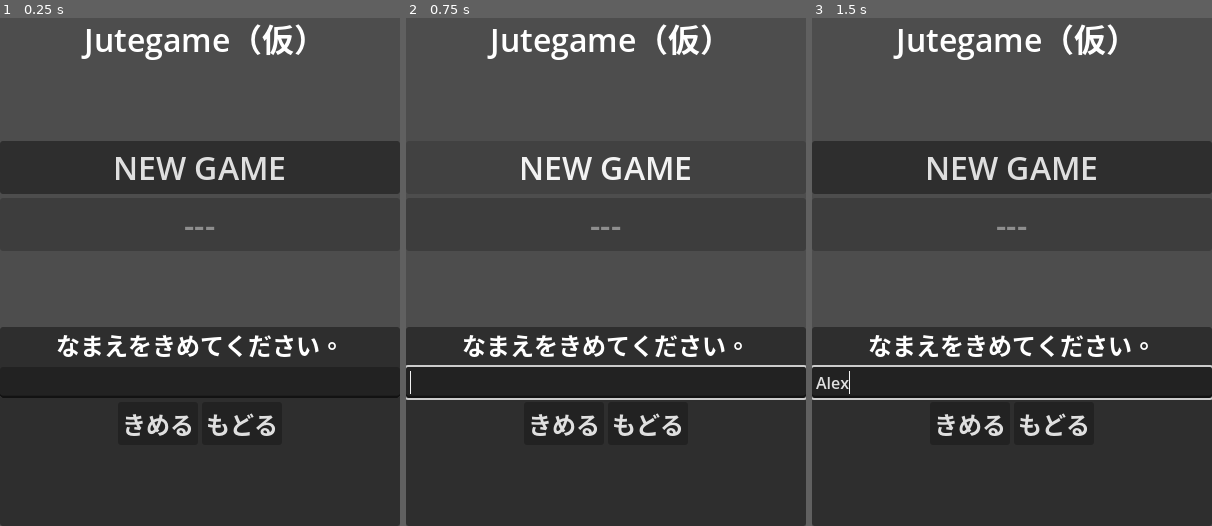
Above: before the commit, frames 1-3 (left to right).
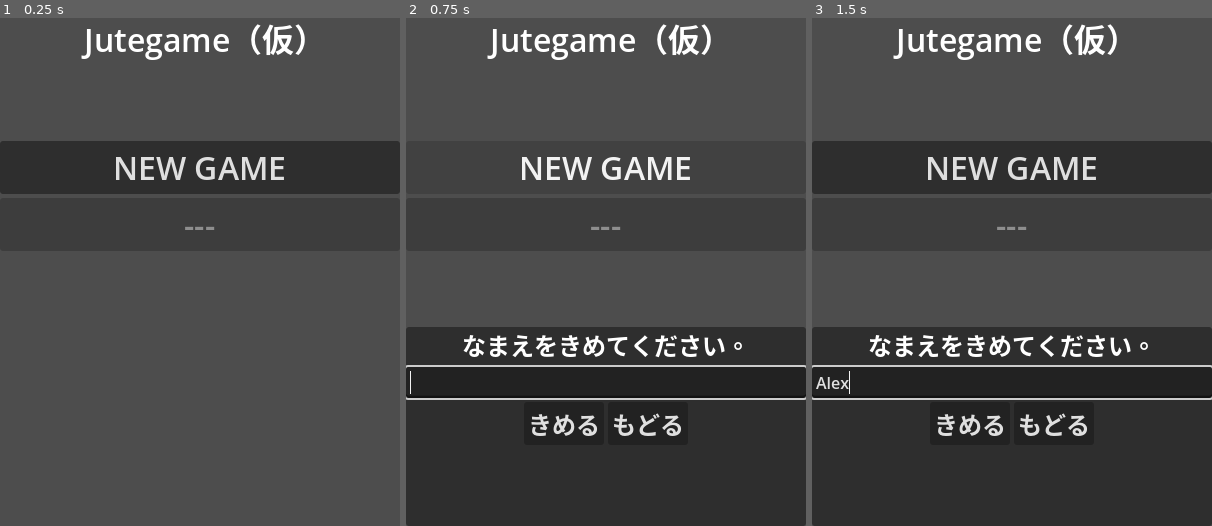
Above: after the commit, the same moments.

Repository: allgorilla/jutegame
Game: Godot game, scene res://scenes/TitleScene.tscn
Two runs of this game, one before a commit and one after it. Both use one fixed random seed, a clock stepped at 60 frames per second and the inputs below.
Inputs (mouse positions are in pixels of both pictures, inside the frame that each line leads up to):
- Up to frame 1 (0.25 s): no input
- Up to frame 2 (0.75 s): click "NEW GAME" at 0.5 s
- Up to frame 3 (1.5 s): click (1012, 383) at 1.27 s; type "Alex" at 1.35 s

The runs differ from the first frame. In frame 1, 39% of the frame differs, in the area x 0-100%, y 60-100%; in frame 2, nothing differs; in frame 3, nothing differs.

Commit message:
初期状態で名前入力画面を非表示に。名前を最大8文字に変更。

Diff:
--- a/scenes/TitleScene.tscn
+++ b/scenes/TitleScene.tscn
@@ -49,6 +49,7 @@
 text = "Jutegame（仮）"
 
 [node name="NameRegistrationPanel" type="PanelContainer" parent="." unique_id=209029479]
+visible = false
 layout_mode = 1
 anchors_preset = 12
 anchor_top = 1.0
@@ -69,6 +70,7 @@
 
 [node name="NameLineEdit" type="LineEdit" parent="NameRegistrationPanel/VBoxContainer" unique_id=1511239735]
 layout_mode = 2
+max_length = 8
 
 [node name="HBoxContainer" type="HBoxContainer" parent="NameRegistrationPanel/VBoxContainer" unique_id=634247]
 layout_mode = 2
